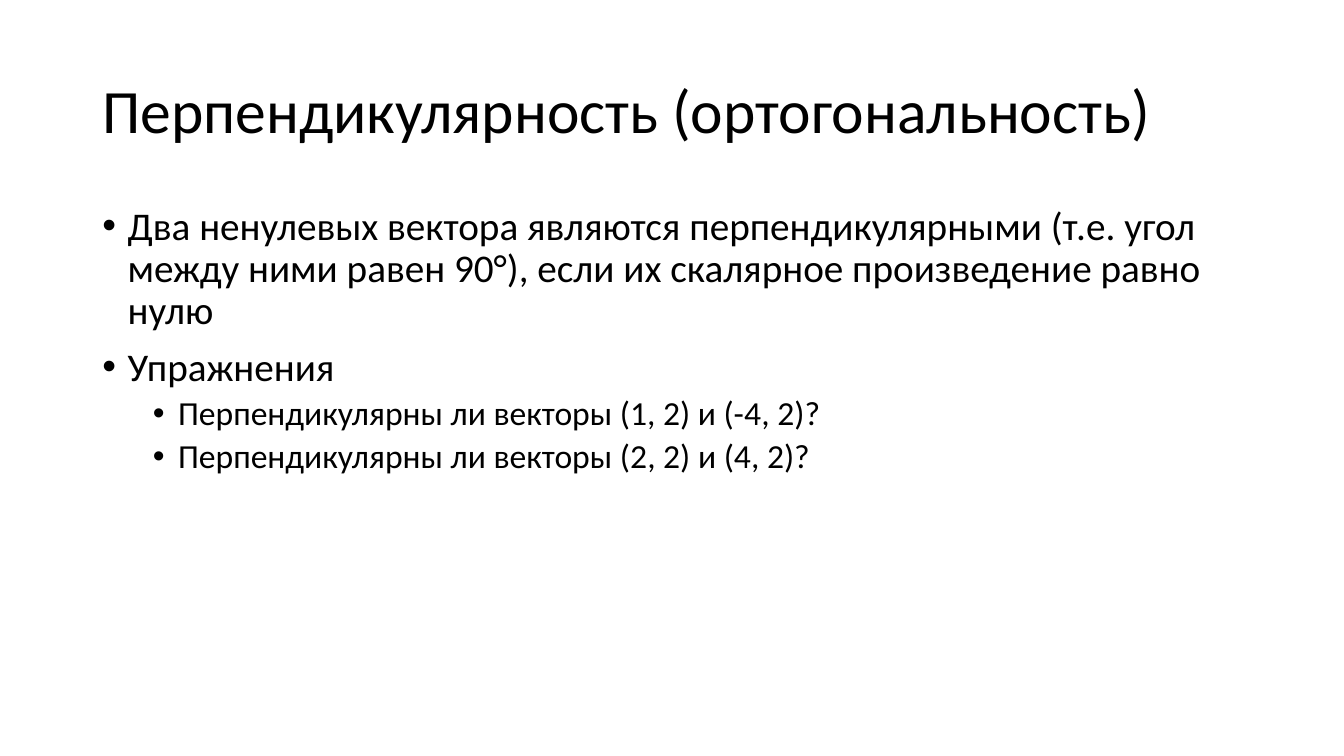
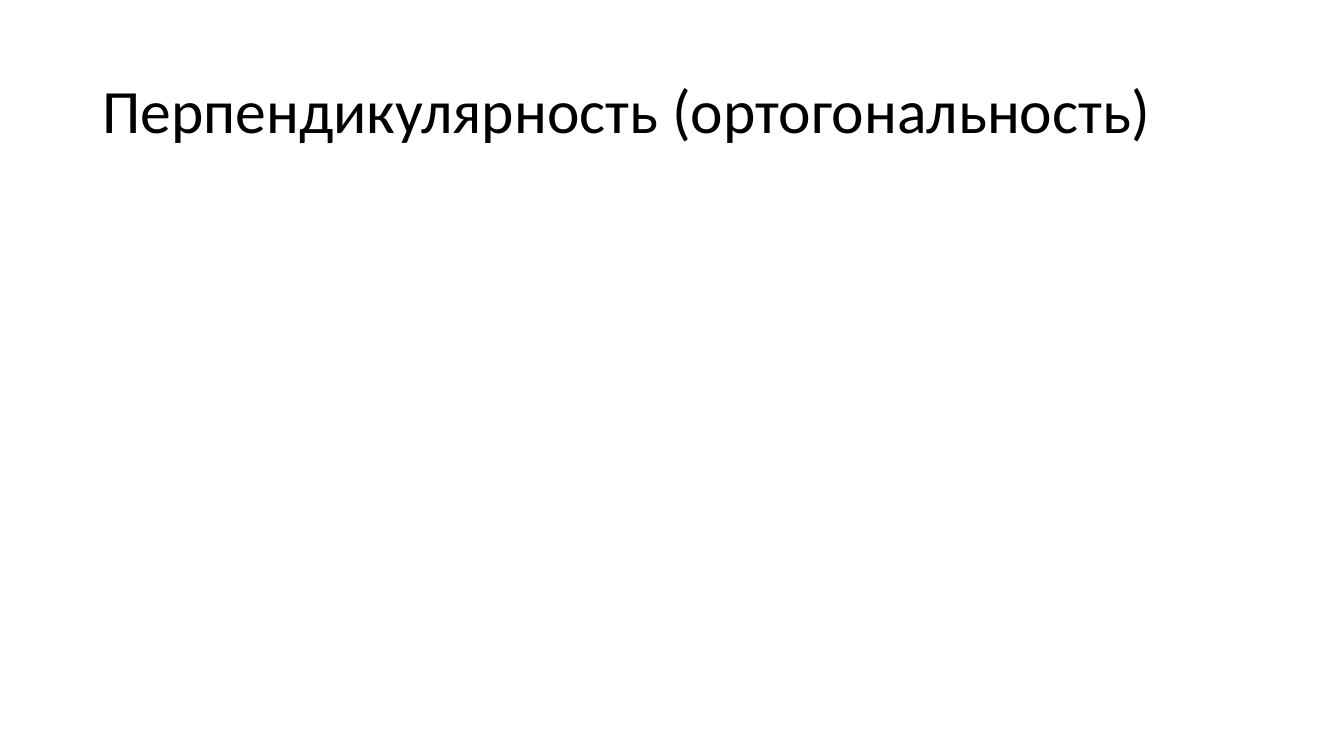
Before and after one commit to alexey-malov/cg-course, a slide deck: slide 34 of lectures/04 - Векторный анализ, трансформации и матрицы.pptx (slide 37 before the commit). Drawn at 1344x756 pixels with LibreOffice and Linux fonts; fonts in the diff are those of the drawing; grey boxes stand for pictures. Boxes give left, top, right and bottom in pixels: in the first picture for what was removed or moved away, otherwise in the second. Text is boxed around its words. In the diff, an @@ line names an element or a change of style, - is before the commit and + after.

```diff
--- a/lectures/04 - Векторный анализ, трансформации и матрицы.pptx
+++ b/lectures/04 - Векторный анализ, трансформации и матрицы.pptx
@@ text removed at (x1=128, y1=211, x2=1201, y2=474) @@
-• Два ненулевых вектора являются перпендикулярными (т.е. угол между ними равен 90°), если их скалярное произведение равно нулю
-• Упражнения
-  • Перпендикулярны ли векторы (1, 2) и (-4, 2)?
-  • Перпендикулярны ли векторы (2, 2) и (4, 2)?
```
Also in this commit, not shown: 26 other slides changed, 1 slide added, 4 slides removed, 31 other files.
